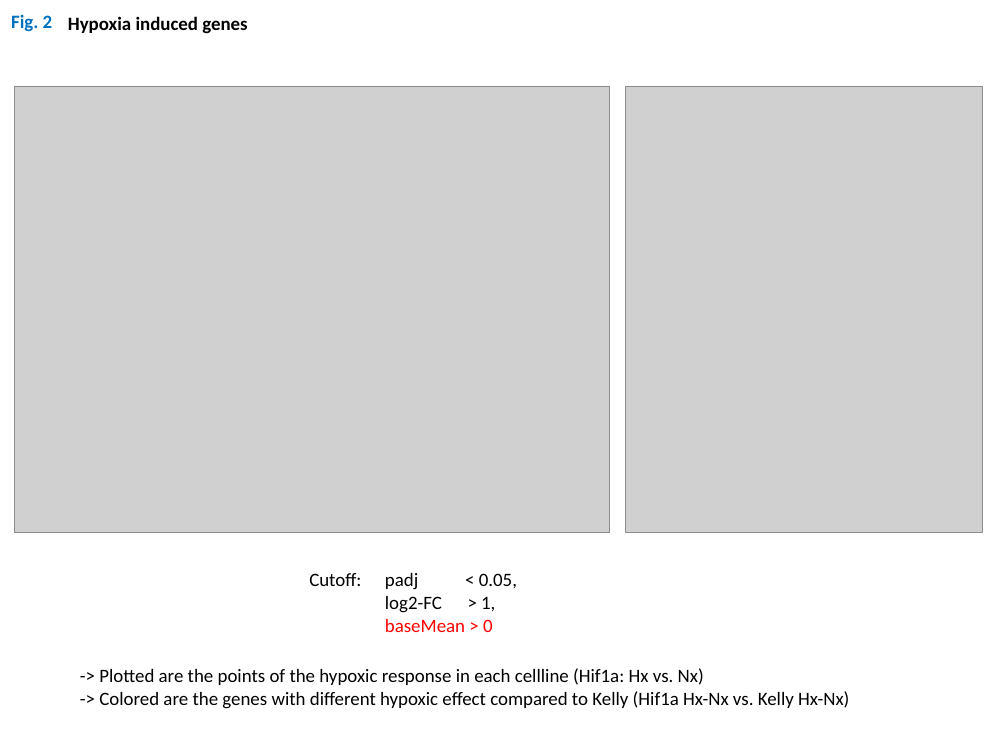
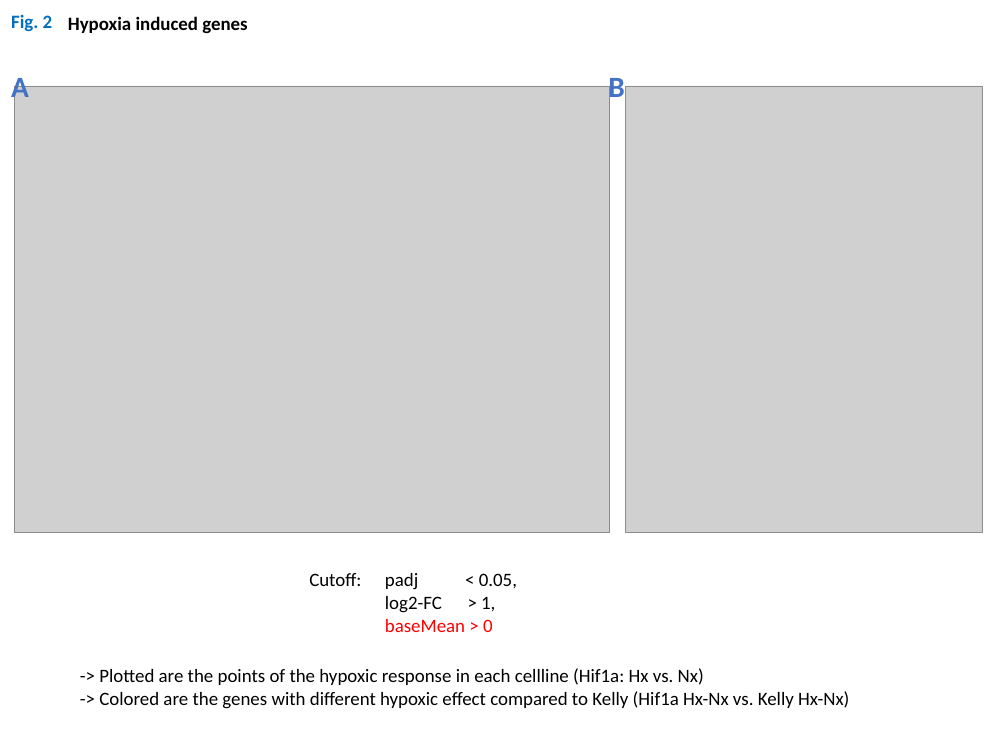
Before and after one commit to DNAborn/RNAseq_Kelly_Hx, a slide deck: slide 4 of 4_manuscript/Figures2.pptx. Drawn at 1008x756 pixels with LibreOffice and Linux fonts; fonts in the diff are those of the drawing; grey boxes stand for pictures. Boxes give left, top, right and bottom in pixels: in the first picture for what was removed or moved away, otherwise in the second. Text is boxed around its words. In the diff, an @@ line names an element or a change of style, - is before the commit and + after.

Commit message:
PPT update

```diff
--- a/4_manuscript/Figures2.pptx
+++ b/4_manuscript/Figures2.pptx
@@ text added at [11,72,29,104], 28 pt, text #4472C4, bold @@
+A
@@ text added at [608,78,624,104], 28 pt, text #4472C4, bold @@
+B
```
Also in this commit, not shown: 1 other slide changed, 7 slides added, 1 slide removed.
